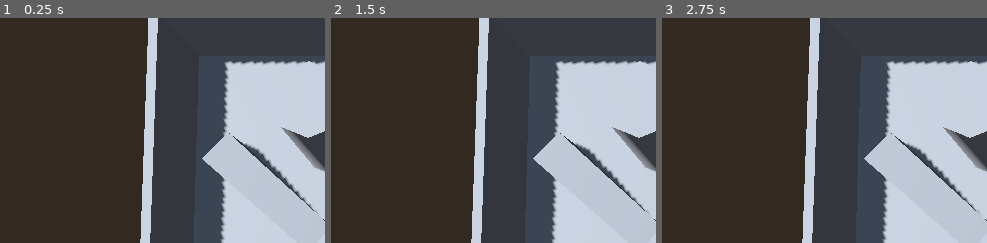
Above: before the commit, frames 1-3 (left to right).
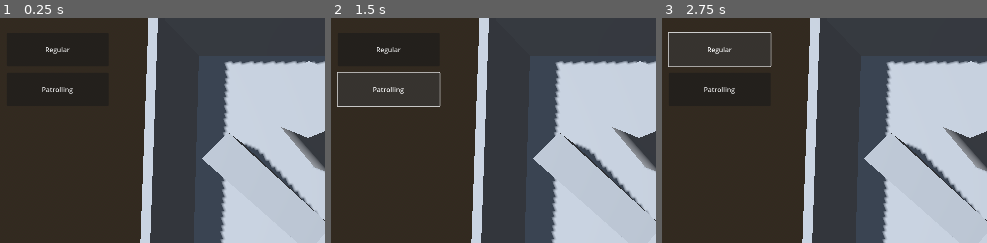
Above: after the commit, the same moments.

Repository: CodyI20/Agents-minigame-godot
Game: Godot game, scene res://Scenes/main_scene.tscn
Two runs of this game, one before a commit and one after it. Both use one fixed random seed, a clock stepped at 60 frames per second and the inputs below.
Inputs (mouse positions are % of the whole screen's width and height, from its top left):
- Up to frame 1 (0.25 s): no input
- Up to frame 2 (1.5 s): click (9, 7) at 0.5 s, where only the run after the commit has a clickable "Regular"; click (9, 16) at 1.25 s, where only the run after the commit has a clickable "Patrolling"
- Up to frame 3 (2.75 s): click (9, 7) at 2 s, where only the run after the commit has a clickable "Regular"
The pictures show only the part of the screen within x 0-50%, y 0-50%; the shares and areas given below are measured in that part.

The runs differ from the first frame. In frame 1, 0.2% of the frame differs, in the area x 12-23%, y 12-34%; in frame 2, 0.7%, in the area x 1-34%, y 12-40%; in frame 3, 0.7%.

Commit message:
Update
 - Added UI for picking the agent type to be spawned
 - Cleaned up the NavMeshAgent classes
 - Fixed a few bugs:
* Setting an agent's path even when selecting another agent
* Agents stopped moving as soon as they were deselected

Diff:
--- a/Scenes/Agents/Inherited/patrolling_nav_mesh_agent.tscn
+++ b/Scenes/Agents/Inherited/patrolling_nav_mesh_agent.tscn
@@ -1,5 +1,13 @@
-[gd_scene load_steps=2 format=3 uid="uid://dnnses0e8j3rn"]
+[gd_scene load_steps=4 format=3 uid="uid://dnnses0e8j3rn"]
 
 [ext_resource type="PackedScene" uid="uid://b7k3712433utv" path="res://Scenes/Agents/navigation_agent_base.tscn" id="1_bbau2"]
+[ext_resource type="Script" path="res://Scripts/Agents/Patrolling/patrolling_nav_mesh_agent.gd" id="2_vqrsa"]
+
+[sub_resource type="StandardMaterial3D" id="StandardMaterial3D_simnh"]
+albedo_color = Color(0.645561, 0.0369989, 0.997508, 1)
 
 [node name="PatrollingNavMeshAgent" instance=ExtResource("1_bbau2")]
+script = ExtResource("2_vqrsa")
+
+[node name="Model" parent="." index="0"]
+material_override = SubResource("StandardMaterial3D_simnh")
--- a/Scenes/Agents/Inherited/regular_nav_mesh_agent.tscn
+++ b/Scenes/Agents/Inherited/regular_nav_mesh_agent.tscn
@@ -1,10 +1,16 @@
-[gd_scene load_steps=3 format=3 uid="uid://c8ad7o3y5a67d"]
+[gd_scene load_steps=4 format=3 uid="uid://c8ad7o3y5a67d"]
 
 [ext_resource type="PackedScene" uid="uid://b7k3712433utv" path="res://Scenes/Agents/navigation_agent_base.tscn" id="1_hwomq"]
 [ext_resource type="Script" path="res://Scripts/Agents/Regular/regular_nav_mesh_agent.gd" id="2_b43e5"]
 
+[sub_resource type="StandardMaterial3D" id="StandardMaterial3D_jiebl"]
+albedo_color = Color(0.757581, 0.780866, 1.15514e-06, 1)
+
 [node name="RegularNavMeshAgent" instance=ExtResource("1_hwomq")]
 script = ExtResource("2_b43e5")
 
+[node name="Model" parent="." index="0"]
+material_override = SubResource("StandardMaterial3D_jiebl")
+
 [node name="RayCast3D" parent="." index="3"]
 collide_with_areas = true
--- /dev/null
+++ b/Scenes/Agents/UI/nav_mesh_agent_choice_button.tscn
@@ -0,0 +1,12 @@
+[gd_scene load_steps=2 format=3 uid="uid://ru0ctxpjjnnc"]
+
+[ext_resource type="Script" path="res://Scripts/Agents/UI/nav_mesh_agent_choice_button.gd" id="1_lg1hd"]
+
+[node name="NavMeshAgentChoiceButton" type="Button"]
+anchors_preset = -1
+anchor_right = 0.127605
+anchor_bottom = 0.075
+script = ExtResource("1_lg1hd")
+metadata/_edit_use_anchors_ = true
+
+[connection signal="pressed" from="." to="." method="_on_pressed"]
--- /dev/null
+++ b/Scenes/Agents/UI/nav_mesh_agent_picker.tscn
@@ -0,0 +1,28 @@
+[gd_scene load_steps=2 format=3 uid="uid://dd0p878x7ntbv"]
+
+[ext_resource type="PackedScene" uid="uid://ru0ctxpjjnnc" path="res://Scenes/Agents/UI/nav_mesh_agent_choice_button.tscn" id="1_fnu6w"]
+
+[node name="NavMeshAgentPicker" type="Control"]
+layout_mode = 3
+anchors_preset = 15
+anchor_right = 1.0
+anchor_bottom = 1.0
+grow_horizontal = 2
+grow_vertical = 2
+
+[node name="Regular" parent="." instance=ExtResource("1_fnu6w")]
+layout_mode = 1
+anchor_left = 0.0208333
+anchor_top = 0.0305556
+anchor_right = 0.148438
+anchor_bottom = 0.105556
+text = "Regular"
+
+[node name="Patrolling" parent="." instance=ExtResource("1_fnu6w")]
+layout_mode = 1
+anchor_left = 0.0208333
+anchor_top = 0.119444
+anchor_right = 0.148438
+anchor_bottom = 0.194444
+text = "Patrolling"
+agent_type = 1
--- a/Scenes/main_scene.tscn
+++ b/Scenes/main_scene.tscn
@@ -1,6 +1,7 @@
-[gd_scene load_steps=7 format=3 uid="uid://bjr26vmqp1sap"]
+[gd_scene load_steps=8 format=3 uid="uid://bjr26vmqp1sap"]
 
-[ext_resource type="PackedScene" uid="uid://dun4c5mnmpc2a" path="res://Scenes/Agents/nav_mesh_agent_spawner.tscn" id="1_oif8a"]
+[ext_resource type="PackedScene" uid="uid://dun4c5mnmpc2a" path="res://Scenes/Agents/Spawner/nav_mesh_agent_spawner.tscn" id="1_oif8a"]
+[ext_resource type="PackedScene" uid="uid://dd0p878x7ntbv" path="res://Scenes/Agents/UI/nav_mesh_agent_picker.tscn" id="2_oyxkh"]
 
 [sub_resource type="ProceduralSkyMaterial" id="ProceduralSkyMaterial_gintu"]
 
@@ -120,3 +121,8 @@
 transform = Transform3D(-4.37114e-08, 0, 1, 0, 1, 0, -1, 0, -4.37114e-08, -24.6002, 3.27165, 0.0549281)
 use_collision = true
 size = Vector3(50.0539, 6.66495, 1)
+
+[node name="CanvasLayer" type="CanvasLayer" parent="."]
+
+[node name="NavMeshAgentPicker" parent="CanvasLayer" instance=ExtResource("2_oyxkh")]
+mouse_filter = 1
--- /dev/null
+++ b/Scripts/Agents/Patrolling/patrolling_nav_mesh_agent.gd
@@ -0,0 +1,2 @@
+extends NavMeshAgentBase
+class_name PatrollingNavMeshAgent
--- a/Scripts/Agents/Regular/regular_nav_mesh_agent.gd
+++ b/Scripts/Agents/Regular/regular_nav_mesh_agent.gd
@@ -1,2 +1,16 @@
 extends NavMeshAgentBase
 class_name RegularNavMeshAgent
+
+func _unhandled_input(event: InputEvent) -> void:
+	if not selected:
+		return
+	move_the_agent(event)
+
+func move_the_agent(event: InputEvent) -> void:
+	# Checking if the input event is a mouse button press
+	if event is InputEventMouseButton:
+		# Making sure the LEFT MOUSE BUTTON is pressed
+		if event.pressed and event.button_index == MOUSE_BUTTON_LEFT:
+			if is_under_mouse() and ray_cast_3d.get_collider() is not NavMeshAgentBase:
+				var click_point = ray_cast_3d.get_collision_point()
+				navigation_agent_3d.set_target_position(click_point)
--- /dev/null
+++ b/Scripts/Agents/UI/nav_mesh_agent_choice_button.gd
@@ -0,0 +1,6 @@
+extends Button
+
+@export var agent_type : Events.NavMeshAgentType
+
+func _on_pressed() -> void:
+	Events.ui_navmesh_agent_chosen.emit(agent_type)
--- a/Scripts/Agents/nav_mesh_agent_spawner.gd
+++ b/Scripts/Agents/nav_mesh_agent_spawner.gd
@@ -16,13 +16,13 @@
 @onready var ray_cast_3d: RayCast3D = $RayCast3D
 
 # OTHERS
-enum NavMeshAgentType { REGULAR, PATROLLING }
-var currently_selected_agent_type : NavMeshAgentType
+var currently_selected_agent_type := Events.NavMeshAgentType.REGULAR
 
 func _ready() -> void:
-	# Subscribe to some event that will help change the agent type
-	pass
+	Events.ui_navmesh_agent_chosen.connect(set_current_agent_type)
 
+func set_current_agent_type(agent_type : Events.NavMeshAgentType) -> void:
+	currently_selected_agent_type = agent_type
 
 func _unhandled_input(event: InputEvent) -> void:
 	if event is InputEventMouseButton:
@@ -50,6 +50,11 @@
 						spawn_agent(click_point)
 
 func spawn_agent(position : Vector3) -> void:
-	var instance = REGULAR_NAV_MESH_AGENT.instantiate()
-	regular_agents_container.add_child(instance)
+	var instance
+	if currently_selected_agent_type == Events.NavMeshAgentType.REGULAR:
+		instance = REGULAR_NAV_MESH_AGENT.instantiate()
+		regular_agents_container.add_child(instance)
+	elif currently_selected_agent_type == Events.NavMeshAgentType.PATROLLING:
+		instance = PATROLLING_NAV_MESH_AGENT.instantiate()
+		patrolling_agents_container.add_child(instance)
 	instance.global_transform.origin = position + Vector3.UP
--- a/Scripts/Agents/navigation_agent_base.gd
+++ b/Scripts/Agents/navigation_agent_base.gd
@@ -22,21 +22,7 @@
 	add_to_group("Selectable")
 	Events.navmesh_agent_selected.connect(select)
 
-func _unhandled_input(event: InputEvent) -> void:
-	move_the_agent(event)
-
-func move_the_agent(event: InputEvent) -> void:
-	# Checking if the input event is a mouse button press
-	if event is InputEventMouseButton:
-		# Making sure the LEFT MOUSE BUTTON is pressed
-		if event.pressed and event.button_index == MOUSE_BUTTON_LEFT:
-			if is_under_mouse():
-				var click_point = ray_cast_3d.get_collision_point()
-				navigation_agent_3d.set_target_position(click_point)
-
 func _physics_process(delta: float) -> void:
-	if not selected:
-		return
 	var destination = navigation_agent_3d.get_next_path_position()
 	var local_destination = destination - global_position
 	var direction = local_destination.normalized()
@@ -69,6 +55,7 @@
 		selected = true
 		toggle_highlight(true)
 
+
 func deselect() -> void:
 	selected = false
 	toggle_highlight(false)
--- a/Scripts/Global/Events.gd
+++ b/Scripts/Global/Events.gd
@@ -1,3 +1,6 @@
 extends Node
 
+enum NavMeshAgentType { REGULAR, PATROLLING }
+
 signal navmesh_agent_selected(agent: NavMeshAgentBase)
+signal ui_navmesh_agent_chosen(agent_type : NavMeshAgentType)
Renamed: Scenes/Agents/nav_mesh_agent_spawner.tscn -> Scenes/Agents/Spawner/nav_mesh_agent_spawner.tscn
